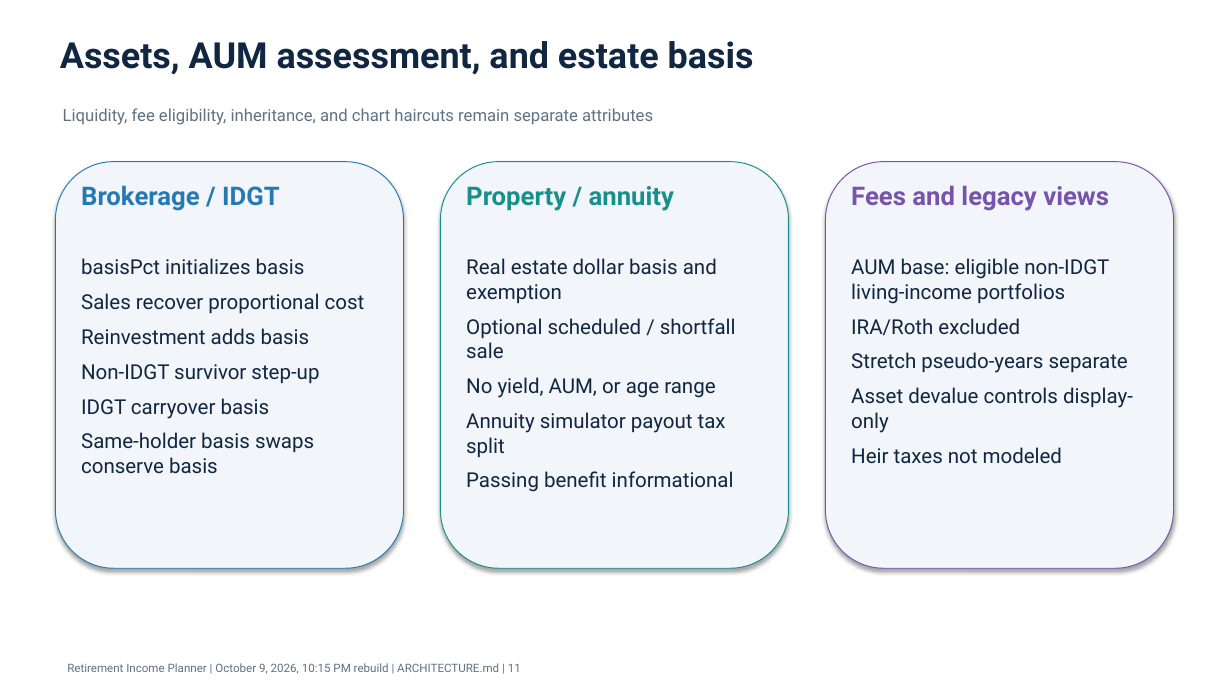
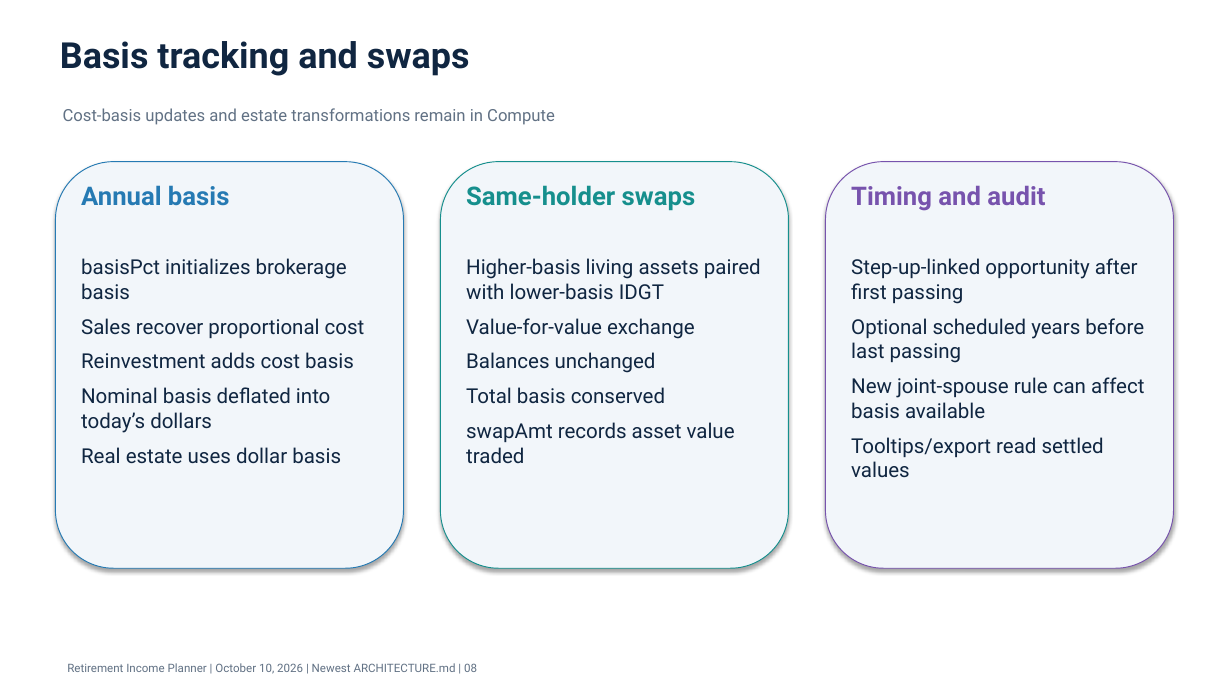
Before and after one commit to howardc64/retirefin, a slide deck: slide 8 of docs/retirement_income_planner_architecture.pptx (slide 11 before the commit). Drawn at 1232x693 pixels with LibreOffice and Linux fonts; fonts in the diff are those of the drawing. Boxes give left, top, right and bottom in pixels: in the first picture for what was removed or moved away, otherwise in the second. Text is boxed around its words. In the diff, an @@ line names an element or a change of style, - is before the commit and + after.

```diff
--- a/docs/retirement_income_planner_architecture.pptx
+++ b/docs/retirement_income_planner_architecture.pptx
@@ text at bbox=[60, 41, 470, 76]: text changed @@
-Assets, AUM assessment, and estate basis
+Basis tracking and swaps
@@ text at bbox=[63, 108, 555, 125]: text changed @@
-Liquidity, fee eligibility, inheritance, and chart haircuts remain separate attributes
+Cost-basis updates and estate transformations remain in Compute
@@ text at bbox=[81, 185, 229, 206]: text changed @@
-Brokerage / IDGT
+Annual basis
@@ text at bbox=[466, 185, 696, 211]: text changed @@
-Property / annuity
+Same-holder swaps
@@ text at bbox=[851, 185, 1045, 211]: text changed @@
-Fees and legacy views
+Timing and audit
@@ text at bbox=[81, 258, 347, 300]: text changed @@
-basisPct initializes basis
+basisPct initializes brokerage basis
@@ text at bbox=[466, 258, 761, 463]: text changed @@
-Real estate dollar basis and exemption
-Optional scheduled / shortfall sale
-No yield, AUM, or age range
-Annuity simulator payout tax split
-Passing benefit informational
+Higher-basis living assets paired with lower-basis IDGT
+Value-for-value exchange
+Balances unchanged
+Total basis conserved
+swapAmt records asset value traded
@@ text at bbox=[851, 258, 1144, 477]: text changed @@
-AUM base: eligible non-IDGT living-income portfolios
-IRA/Roth excluded
-Stretch pseudo-years separate
-Asset devalue controls display-only
-Heir taxes not modeled
+Step-up-linked opportunity after first passing
+Optional scheduled years before last passing
+New joint-spouse rule can affect basis available
+Tooltips/export read settled values
@@ text at bbox=[81, 352, 354, 464]: text changed @@
-Reinvestment adds basis
-Non-IDGT survivor step-up
-IDGT carryover basis
-Same-holder basis swaps conserve basis
+Reinvestment adds cost basis
+Nominal basis deflated into today’s dollars
+Real estate uses dollar basis
@@ text at bbox=[67, 663, 477, 674]: text changed @@
-Retirement Income Planner | October 9, 2026, 10:15 PM rebuild | ARCHITECTURE.md | 11
+Retirement Income Planner | October 10, 2026 | Newest ARCHITECTURE.md | 08
```
Also in this commit, not shown: 7 other slides changed, 7 slides added, 7 slides removed, 9 other files.
